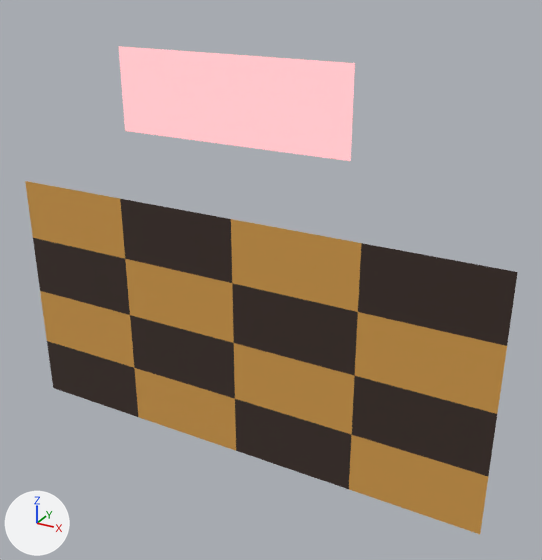
The glTF model examples/model-import/assets/models/robot.gltf as it was, and as the next commit left it.
The view is the same before and after, from a 50 mm lens placed at (162.0, -259.0, 145.0), pointed at (16.0, 6.0, 13.0). Lighting does not change. The marker at lower left points along +X, +Y and +Z. The first picture is the older version. Where no turn or scale is listed for an object, it has been applied to the vertices.

The first picture shows 'Banner', 'Body'.
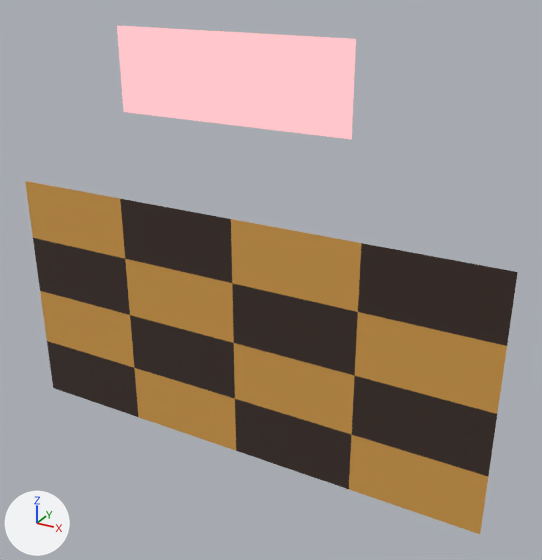
Pixel boxes (x1, y1, x2, y2) of what changed, in the pictures (542 x 560 px):
'Banner', moved
    before: (118, 46, 355, 161)
    after: (117, 26, 356, 139)

Diff of the bpy script that builds the scene:
```diff
--- a/examples/model-import/assets/models/robot.gltf.py
+++ b/examples/model-import/assets/models/robot.gltf.py
@@ ob_banner @@
 ob_banner = bpy.data.objects.new('Banner', me_banner)
-ob_banner.location = (0.0, 0.0, 90.0)
+ob_banner.location = (0.0, 0.0, 98.3)
```
